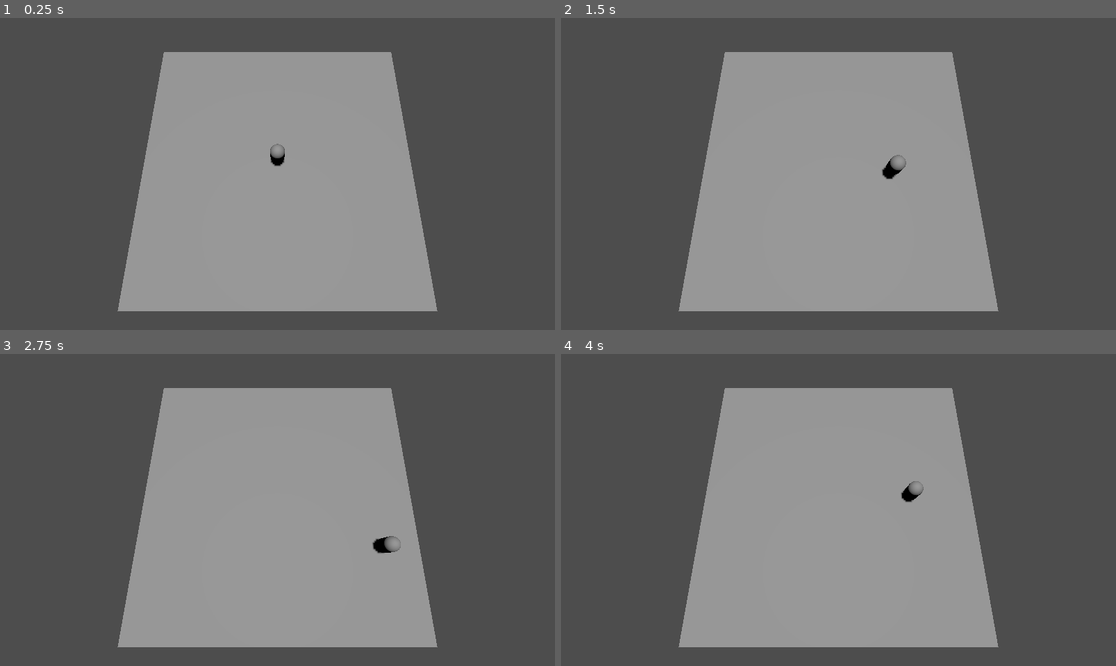
Above: before the commit, frames 1-4 (two rows, left to right).
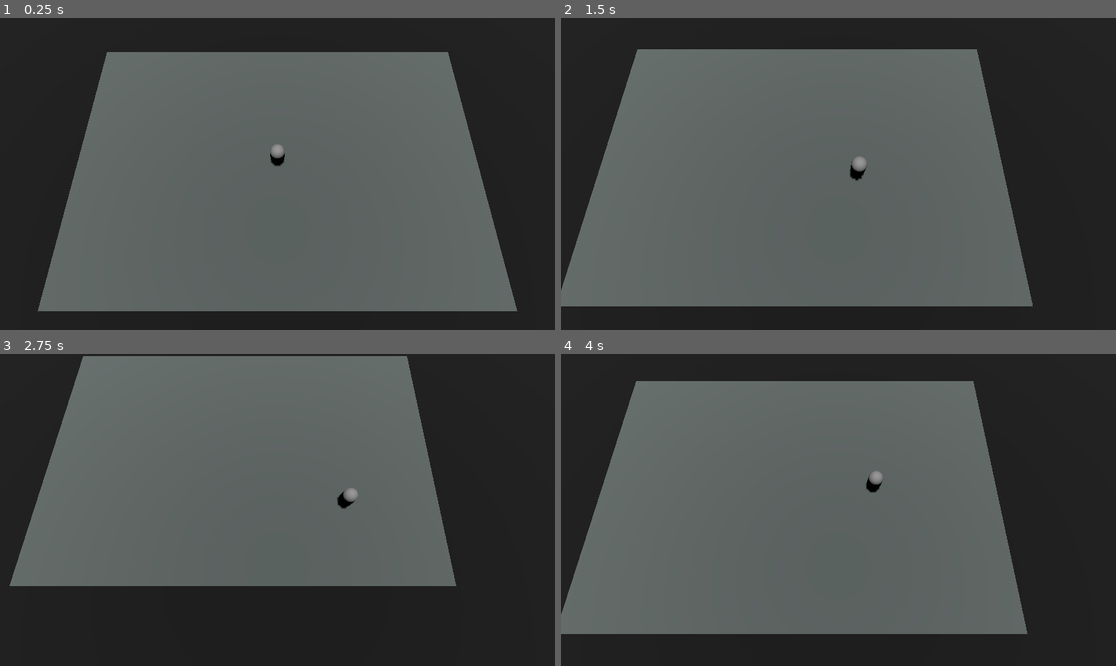
Above: after the commit, the same moments.

Repository: Shahriar-Kariman/Ipaddington
Game: Godot game, scene res://level_1.tscn
Two runs of this game, one before a commit and one after it. Both use one fixed random seed, a clock stepped at 60 frames per second and the inputs below. This scene is started directly instead of the project's main scene.
Inputs:
- Up to frame 1 (0.25 s): no input
- Up to frame 2 (1.5 s): tap Enter at 0.5 s; hold Right (move_right) 0.53-1.28 s; tap Shift (move_run, bound only after the commit) at 0.6, 1.35 s; tap Space (jump) at 0.77 s; hold Down (move_backwards) from 1.28 s (still down)
- Up to frame 3 (2.75 s): tap Space (jump) at 1.52 s; release Down (move_backwards) at 2.03 s; hold Right (move_right) from 2.03 s (still down); tap Shift (move_run, bound only after the commit) at 2.1 s
- Up to frame 4 (4 s): release Right (move_right) at 2.78 s; hold Up (move_forward) 2.78-3.53 s; tap Shift (move_run, bound only after the commit) at 2.85, 3.6 s; tap Space (jump) at 3.02, 3.77 s; hold Left (move_left) from 3.53 s (still down)

The runs differ from the first frame. In frame 1, 100% of the frame differs, in the area x 0-100%, y 0-100%; in frame 2, 100%; in frame 3, 100%; in frame 4, 100%.

Commit message:
Created level2, added smoother camera movement, created gun and projectile scenes, playing with spotlights

Diff:
--- a/Player.gd
+++ b/Player.gd
@@ -1,7 +1,7 @@
 extends CharacterBody3D
 
 
-const SPEED = 5.0
+var SPEED = 5.0
 const JUMP_VELOCITY = 4.5
 
 # Get the gravity from the project settings to be synced with RigidBody nodes.
@@ -16,7 +16,10 @@
 	# Handle Jump.
 	if Input.is_action_just_pressed("jump") and is_on_floor():
 		velocity.y = JUMP_VELOCITY
-
+	if Input.is_action_just_pressed("move_run"):
+		SPEED = 10
+	if Input.is_action_just_released("move_run"):
+		SPEED = 5
 	# Get the input direction and handle the movement/deceleration.
 	# As good practice, you should replace UI actions with custom gameplay actions.
 	var input_dir = Input.get_vector("move_left", "move_right", "move_forward", "move_backwards")
--- /dev/null
+++ b/gun.tscn
@@ -0,0 +1,9 @@
+[gd_scene load_steps=2 format=3 uid="uid://bhcf02xwag1dh"]
+
+[sub_resource type="BoxMesh" id="BoxMesh_jd2in"]
+size = Vector3(1, 0.5, 0.5)
+
+[node name="Gun" type="Node3D"]
+
+[node name="MeshInstance3D" type="MeshInstance3D" parent="."]
+mesh = SubResource("BoxMesh_jd2in")
--- a/level_1.tscn
+++ b/level_1.tscn
@@ -1,23 +1,86 @@
-[gd_scene load_steps=4 format=3 uid="uid://1u0kf1wkojvd"]
+[gd_scene load_steps=10 format=3 uid="uid://1u0kf1wkojvd"]
 
 [ext_resource type="PackedScene" uid="uid://bggbrc0a5hlp" path="res://player.tscn" id="1_jw5dv"]
 
+[sub_resource type="BoxMesh" id="BoxMesh_o5req"]
+size = Vector3(30, 1, 20)
+
+[sub_resource type="StandardMaterial3D" id="StandardMaterial3D_it70o"]
+albedo_color = Color(0.67451, 0.72549, 0.713726, 1)
+metallic = 1.0
+
 [sub_resource type="BoxMesh" id="BoxMesh_8bp04"]
-size = Vector3(20, 1, 20)
+size = Vector3(60, 0.5, 40)
+
+[sub_resource type="StandardMaterial3D" id="StandardMaterial3D_vrxxg"]
+albedo_color = Color(0.054902, 0.054902, 0.054902, 1)
 
 [sub_resource type="BoxShape3D" id="BoxShape3D_wyent"]
-size = Vector3(20, 1, 20)
+size = Vector3(30, 1, 20)
+
+[sub_resource type="BoxShape3D" id="BoxShape3D_hbuke"]
+size = Vector3(30, 10, 1)
+
+[sub_resource type="BoxShape3D" id="BoxShape3D_cx1sl"]
+size = Vector3(1, 10, 22)
+
+[sub_resource type="GDScript" id="GDScript_qqlae"]
+script/source = "extends Camera3D
+
+@export var player: CharacterBody3D
+
+var velocityx
+var velocityz
+var speed = 2
+# Called when the node enters the scene tree for the first time.
+func _ready():
+	pass # Replace with function body.
+
+
+# Called every frame. 'delta' is the elapsed time since the previous frame.
+func _process(delta):
+	#smoother camera movement
+	var distance = Vector3(player.position.x - position.x,0,player.position.z - position.z + 5)
+	var velocity = Vector3(distance.x * speed, 0, distance.z * speed)
+	position += Vector3(velocity.x * delta, 0, velocity.z * delta)
+	position.x = clamp(position.x,-3,3)
+	position.z = clamp(position.z,0,12)
+	pass
+"
 
 [node name="Level1" type="Node3D"]
 
 [node name="Ground" type="StaticBody3D" parent="."]
 
+[node name="MeshInstance3D2" type="MeshInstance3D" parent="Ground"]
+mesh = SubResource("BoxMesh_o5req")
+surface_material_override/0 = SubResource("StandardMaterial3D_it70o")
+
 [node name="MeshInstance3D" type="MeshInstance3D" parent="Ground"]
 mesh = SubResource("BoxMesh_8bp04")
 skeleton = NodePath("../..")
+surface_material_override/0 = SubResource("StandardMaterial3D_vrxxg")
 
 [node name="CollisionShape3D" type="CollisionShape3D" parent="Ground"]
 shape = SubResource("BoxShape3D_wyent")
+
+[node name="WorldBorder" type="StaticBody3D" parent="Ground"]
+
+[node name="CollisionShape3D2" type="CollisionShape3D" parent="Ground/WorldBorder"]
+transform = Transform3D(1, 0, 0, 0, 1, 0, 0, 0, 1, 0, 4.5, 10.5)
+shape = SubResource("BoxShape3D_hbuke")
+
+[node name="CollisionShape3D3" type="CollisionShape3D" parent="Ground/WorldBorder"]
+transform = Transform3D(1, 0, 0, 0, 1, 0, 0, 0, 1, -15.5, 4.5, 0)
+shape = SubResource("BoxShape3D_cx1sl")
+
+[node name="CollisionShape3D4" type="CollisionShape3D" parent="Ground/WorldBorder"]
+transform = Transform3D(1, 0, 0, 0, 1, 0, 0, 0, 1, 15.5, 4.5, 0)
+shape = SubResource("BoxShape3D_cx1sl")
+
+[node name="CollisionShape3D5" type="CollisionShape3D" parent="Ground/WorldBorder"]
+transform = Transform3D(1, 0, 0, 0, 1, 0, 0, 0, 1, 0, 4.5, -10.5)
+shape = SubResource("BoxShape3D_hbuke")
 
 [node name="Player" parent="." instance=ExtResource("1_jw5dv")]
 transform = Transform3D(1, 0, 0, 0, 1, 0, 0, 0, 1, 0, 2, 0)
@@ -26,6 +89,8 @@
 transform = Transform3D(1, 0, 0, 0, -4.37114e-08, 1, 0, -1, -4.37114e-08, 0, 10, 0)
 shadow_enabled = true
 
-[node name="Camera3D" type="Camera3D" parent="."]
+[node name="Camera3D" type="Camera3D" parent="." node_paths=PackedStringArray("player")]
 transform = Transform3D(1, 0, 0, 0, 0.258819, 0.965926, 0, -0.965926, 0.258819, 0, 15, 5)
 far = 100.0
+script = SubResource("GDScript_qqlae")
+player = NodePath("../Player")
--- /dev/null
+++ b/level_2.tscn
@@ -0,0 +1,117 @@
+[gd_scene load_steps=11 format=3 uid="uid://luadakbwo10w"]
+
+[ext_resource type="PackedScene" uid="uid://bggbrc0a5hlp" path="res://player.tscn" id="1_d83k6"]
+
+[sub_resource type="BoxShape3D" id="BoxShape3D_i5jan"]
+size = Vector3(30, 1, 20)
+
+[sub_resource type="BoxMesh" id="BoxMesh_x3xf0"]
+size = Vector3(30, 1, 20)
+
+[sub_resource type="StandardMaterial3D" id="StandardMaterial3D_vwtbx"]
+albedo_color = Color(0.757162, 0.780914, 0.287346, 1)
+
+[sub_resource type="BoxMesh" id="BoxMesh_yenmi"]
+size = Vector3(60, 0.9, 40)
+
+[sub_resource type="StandardMaterial3D" id="StandardMaterial3D_ijwws"]
+albedo_color = Color(0, 0, 0, 1)
+
+[sub_resource type="BoxShape3D" id="BoxShape3D_0xvru"]
+size = Vector3(30, 10, 1)
+
+[sub_resource type="BoxShape3D" id="BoxShape3D_m24je"]
+size = Vector3(1, 10, 22)
+
+[sub_resource type="GDScript" id="GDScript_0tafi"]
+script/source = "extends Camera3D
+
+@export var player: CharacterBody3D
+
+var velocityx
+var velocityz
+var speed = 2
+# Called when the node enters the scene tree for the first time.
+func _ready():
+	pass # Replace with function body.
+
+
+# Called every frame. 'delta' is the elapsed time since the previous frame.
+func _process(delta):
+	#smoother camera movement
+	var distance = Vector3(player.position.x - position.x,0,player.position.z - position.z + 5)
+	var velocity = Vector3(distance.x * speed, 0, distance.z * speed)
+	position += Vector3(velocity.x * delta, 0, velocity.z * delta)
+	position.x = clamp(position.x,-3,3)
+	position.z = clamp(position.z,0,12)
+	pass
+"
+
+[sub_resource type="GDScript" id="GDScript_qjulm"]
+script/source = "extends SpotLight3D
+
+#lower values makes the spotlight follow the player more precisely overhead
+var followOverhead = 2
+@export var player: CharacterBody3D
+
+# Called when the node enters the scene tree for the first time.
+func _ready():
+	pass # Replace with function body.
+
+
+# Called every frame. 'delta' is the elapsed time since the previous frame.
+func _process(delta):
+	position = Vector3(player.position.x/followOverhead,10,player.position.z/followOverhead)
+	look_at(player.position)
+"
+
+[node name="Level2" type="Node3D"]
+
+[node name="Ground" type="StaticBody3D" parent="."]
+
+[node name="CollisionShape3D" type="CollisionShape3D" parent="Ground"]
+shape = SubResource("BoxShape3D_i5jan")
+
+[node name="MeshInstance3D" type="MeshInstance3D" parent="Ground"]
+mesh = SubResource("BoxMesh_x3xf0")
+surface_material_override/0 = SubResource("StandardMaterial3D_vwtbx")
+
+[node name="MeshInstance3D2" type="MeshInstance3D" parent="Ground"]
+mesh = SubResource("BoxMesh_yenmi")
+surface_material_override/0 = SubResource("StandardMaterial3D_ijwws")
+
+[node name="WorldBorder" type="StaticBody3D" parent="Ground"]
+
+[node name="CollisionShape3D" type="CollisionShape3D" parent="Ground/WorldBorder"]
+transform = Transform3D(1, 0, 0, 0, 1, 0, 0, 0, 1, 0, 4.5, 10.5)
+shape = SubResource("BoxShape3D_0xvru")
+
+[node name="CollisionShape3D2" type="CollisionShape3D" parent="Ground/WorldBorder"]
+transform = Transform3D(1, 0, 0, 0, 1, 0, 0, 0, 1, 15.5, 4.5, 0)
+shape = SubResource("BoxShape3D_m24je")
+
+[node name="CollisionShape3D3" type="CollisionShape3D" parent="Ground/WorldBorder"]
+transform = Transform3D(1, 0, 0, 0, 1, 0, 0, 0, 1, 0, 4.5, -10.5)
+shape = SubResource("BoxShape3D_0xvru")
+
+[node name="CollisionShape3D4" type="CollisionShape3D" parent="Ground/WorldBorder"]
+transform = Transform3D(1, 0, 0, 0, 1, 0, 0, 0, 1, -15.5, 4.5, 0)
+shape = SubResource("BoxShape3D_m24je")
+
+[node name="Player" parent="." instance=ExtResource("1_d83k6")]
+
+[node name="Camera3D" type="Camera3D" parent="." node_paths=PackedStringArray("player")]
+transform = Transform3D(1, 0, 0, 0, 0.258819, 0.965926, 0, -0.965926, 0.258819, 0, 15, 5)
+far = 100.0
+script = SubResource("GDScript_0tafi")
+player = NodePath("../Player")
+
+[node name="SpotLight3D" type="SpotLight3D" parent="." node_paths=PackedStringArray("player")]
+transform = Transform3D(1, 0, 0, 0, -4.37114e-08, 1, 0, -1, -4.37114e-08, 0, 10, 0)
+light_energy = 6.01
+spot_range = 30.0
+spot_attenuation = 0.707107
+spot_angle = 20.0
+spot_angle_attenuation = 0.450625
+script = SubResource("GDScript_qjulm")
+player = NodePath("../Player")
--- a/project.godot
+++ b/project.godot
@@ -42,3 +42,25 @@
 "events": [Object(InputEventKey,"resource_local_to_scene":false,"resource_name":"","device":-1,"window_id":0,"alt_pressed":false,"shift_pressed":false,"ctrl_pressed":false,"meta_pressed":false,"pressed":false,"keycode":0,"physical_keycode":32,"key_label":0,"unicode":32,"echo":false,"script":null)
 ]
 }
+interact={
+"deadzone": 0.5,
+"events": [Object(InputEventKey,"resource_local_to_scene":false,"resource_name":"","device":-1,"window_id":0,"alt_pressed":false,"shift_pressed":false,"ctrl_pressed":false,"meta_pressed":false,"pressed":false,"keycode":0,"physical_keycode":69,"key_label":0,"unicode":101,"echo":false,"script":null)
+]
+}
+gun_shoot={
+"deadzone": 0.5,
+"events": [Object(InputEventMouseButton,"resource_local_to_scene":false,"resource_name":"","device":-1,"window_id":0,"alt_pressed":false,"shift_pressed":false,"ctrl_pressed":false,"meta_pressed":false,"button_mask":0,"position":Vector2(0, 0),"global_position":Vector2(0, 0),"factor":1.0,"button_index":1,"canceled":false,"pressed":false,"double_click":false,"script":null)
+]
+}
+move_run={
+"deadzone": 0.5,
+"events": [Object(InputEventKey,"resource_local_to_scene":false,"resource_name":"","device":-1,"window_id":0,"alt_pressed":false,"shift_pressed":false,"ctrl_pressed":false,"meta_pressed":false,"pressed":false,"keycode":0,"physical_keycode":4194325,"key_label":0,"unicode":0,"echo":false,"script":null)
+]
+}
+
+[layer_names]
+
+3d_physics/layer_1="Ground"
+3d_physics/layer_2="Border"
+3d_physics/layer_3="Player"
+3d_physics/layer_4="Enemy"
--- /dev/null
+++ b/projectile.tscn
@@ -0,0 +1,7 @@
+[gd_scene format=3 uid="uid://brr5dqw658l70"]
+
+[node name="Projectile" type="Area3D"]
+
+[node name="CollisionShape3D" type="CollisionShape3D" parent="."]
+
+[node name="MeshInstance3D" type="MeshInstance3D" parent="."]
Not shown: 1 places in enemy_1.tscn that only renumber resources
